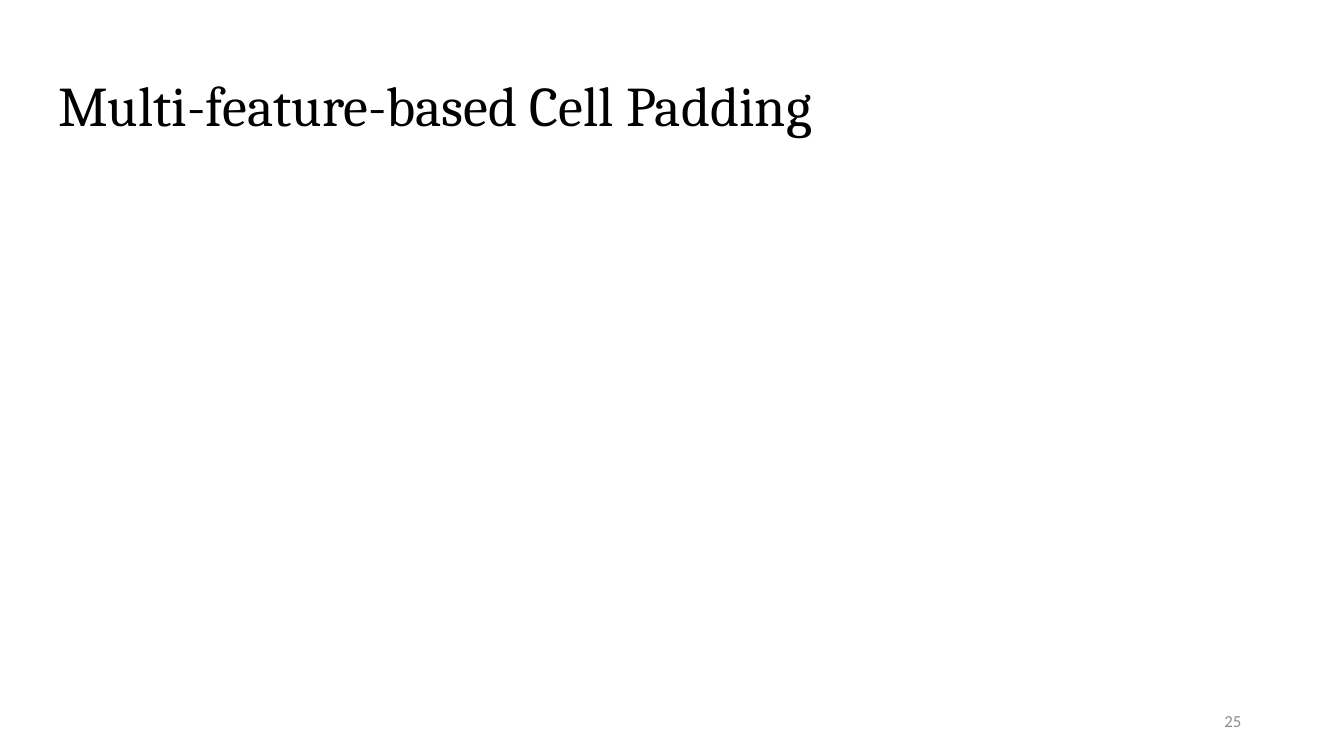
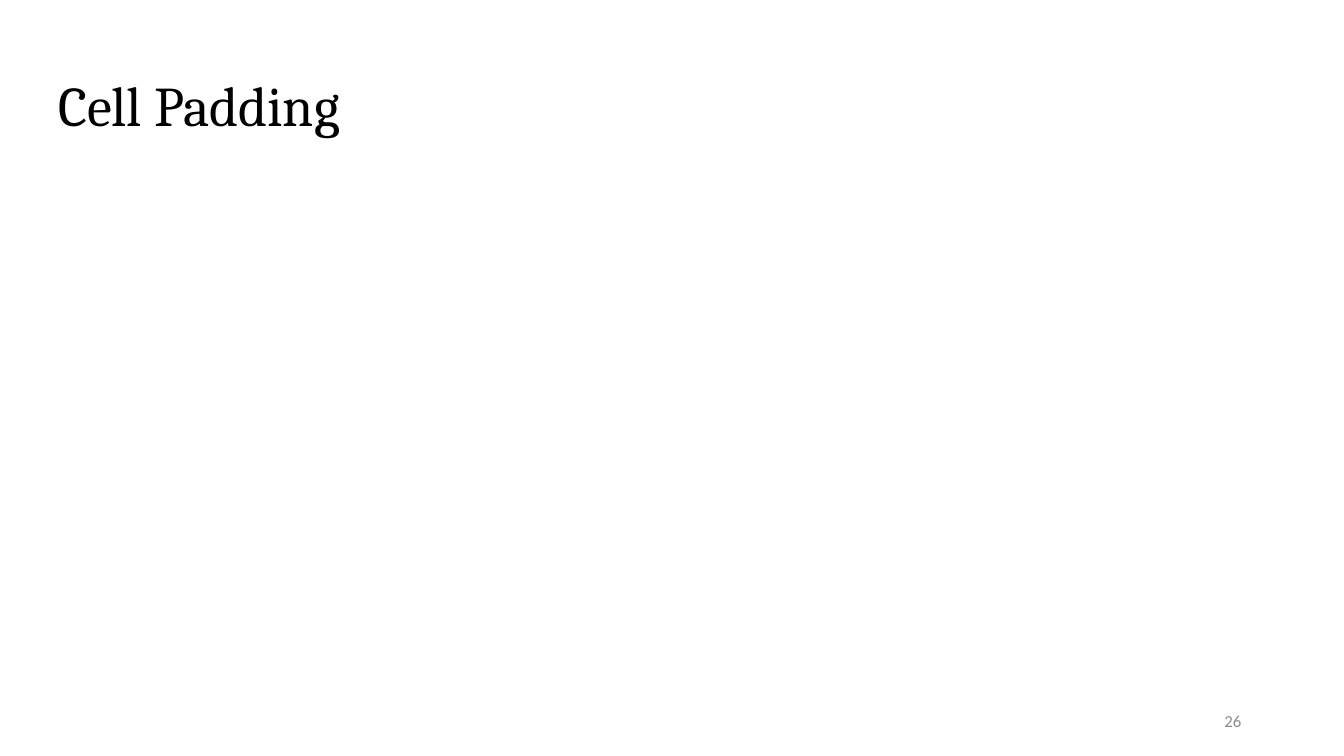
Before and after one commit to Pacific-Feng-Studuies/Studied-Papers, a slide deck: slide 27 of GM/Placement/PUFFER A Routability-Driven Placement Framework via Cell Padding/PUFFER A Routability-Driven Placement Framework via Cell Padding.pptx (slide 26 before the commit). Drawn at 1344x756 pixels with LibreOffice and Linux fonts; fonts in the diff are those of the drawing; grey boxes stand for pictures. Boxes give left, top, right and bottom in pixels: in the first picture for what was removed or moved away, otherwise in the second. Text is boxed around its words. In the diff, an @@ line names an element or a change of style, - is before the commit and + after.

```diff
--- a/GM/Placement/PUFFER A Routability-Driven Placement Framework via Cell Padding/PUFFER A Routability-Driven Placement Framework via Cell Padding.pptx
+++ b/GM/Placement/PUFFER A Routability-Driven Placement Framework via Cell Padding/PUFFER A Routability-Driven Placement Framework via Cell Padding.pptx
@@ title at (x1=58, y1=87, x2=340, y2=139): text changed @@
-Multi-feature-based Cell Padding
+Cell Padding
@@ page number at (x1=1224, y1=716, x2=1241, y2=727): text changed @@
-25
+26
```
Also in this commit, not shown: 5 other slides changed, 3 slides added, 1 other file.
